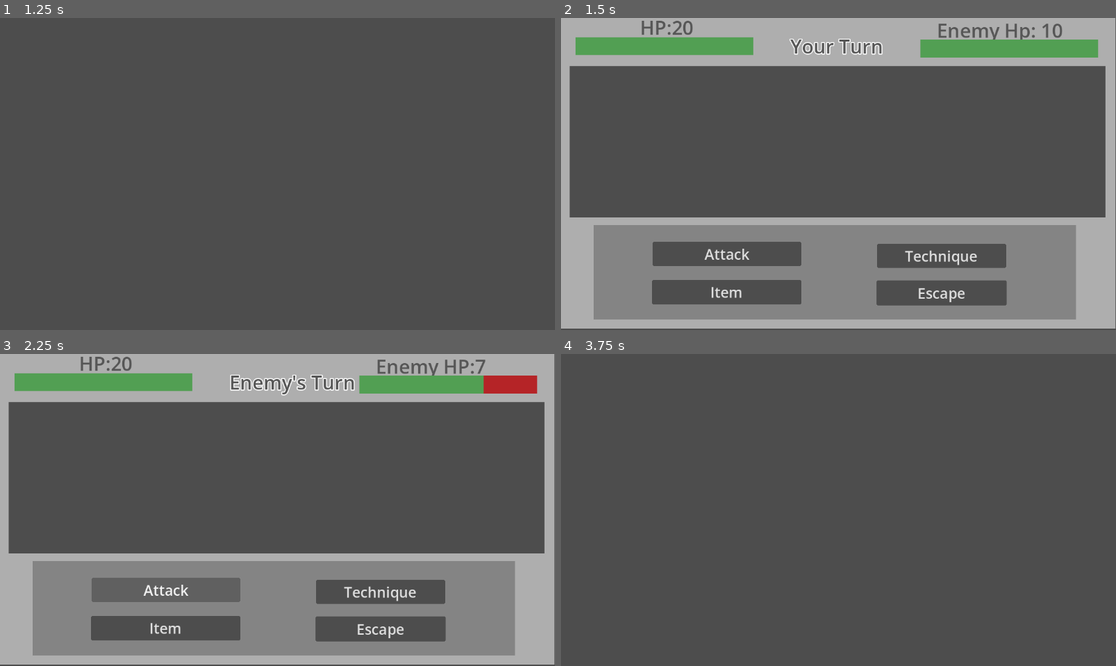
Above: before the commit, frames 1-4 (two rows, left to right).
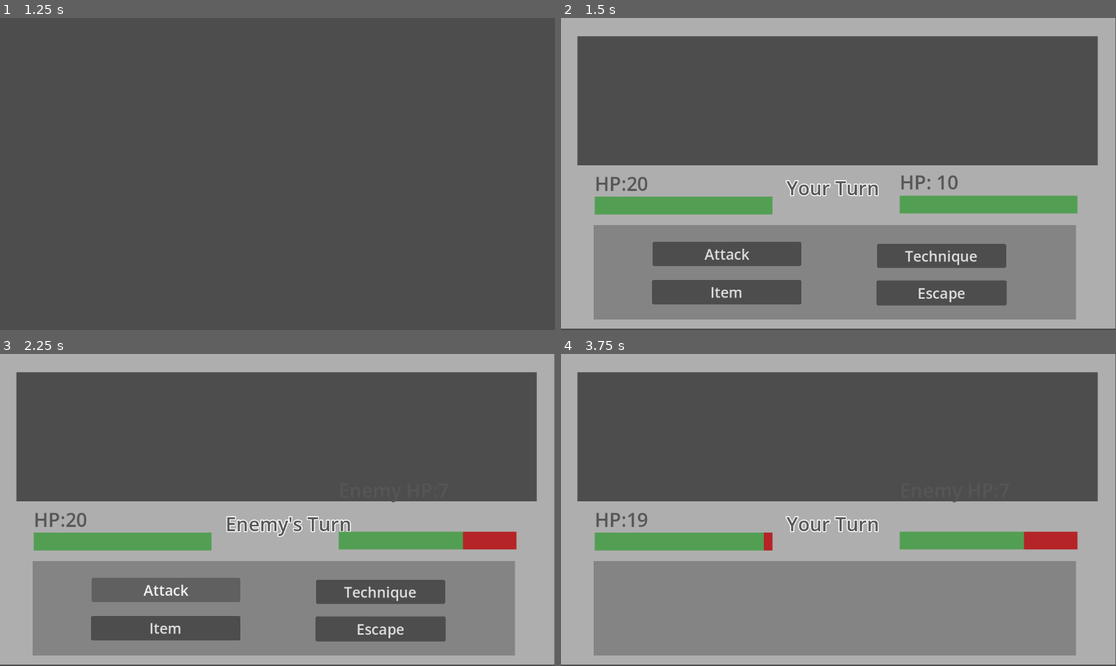
Above: after the commit, the same moments.

Repository: harrilo-boop/Final-design
Game: Godot game, scene res://scenes/map_scene/overworld.tscn
Same seed, same stepped clock (60 frames per second), same inputs: the game is played once before the commit and once after it.
Inputs (mouse positions are in pixels of both pictures, inside the frame that each line leads up to):
- Up to frame 1 (1.25 s): tap Enter at 0.5 s; hold D (ui_right) from 0.53 s (still down)
- Up to frame 2 (1.5 s): tap Space at 1.25 s; release D (ui_right) at 1.28 s; hold S (ui_down) from 1.28 s (still down)
- Up to frame 3 (2.25 s): release S (ui_down) at 2 s; click "Attack" at 2 s
- Up to frame 4 (3.75 s): click "Item" at 2.75 s; click (943, 628) at 3.5 s, where only the run before the commit has a clickable "Escape"

Frame 1 is identical in both runs. In frame 2, 26% of the frame differs, in the area x 1-99%, y 0-64%; in frame 3, 26%; in frame 4, 61%, in the area x 0-100%, y 0-100%.
Error after the commit: Cannot call method 'show' on a null value. (res://script/System_script/battle.gd:204)

Commit message:
item management and inventory set up

Diff:
--- a/final-project/project.godot
+++ b/final-project/project.godot
@@ -19,6 +19,8 @@
 
 Global="*uid://cwstl6pnesyab"
 NavigationManager="*uid://cb0gy2pceu062"
+ItemManager="*uid://cpxcfwo214xnw"
+InventoryManager="*uid://cny2173vrtks8"
 
 [input]
 
--- a/final-project/resources/Item/Attack_item/FlameBottle.tres
+++ b/final-project/resources/Item/Attack_item/FlameBottle.tres
@@ -1,12 +1,21 @@
 [gd_resource type="Resource" script_class="AtkItemData" format=3 uid="uid://dlg77o8t5kxb5"]
 
-[ext_resource type="Script" uid="uid://dqhntiuxvj7ve" path="res://script/Resource_script/Item/attack_item.gd" id="1_8foue"]
+[sub_resource type="GDScript" id="GDScript_jcuwq"]
+script/source = "class_name AtkItemData
+extends item_resource
+
+@export var item_damage:int = 0
+enum Ability{None, Fire, Water, Electric, Wind}
+@export var ability_type: Ability = Ability.None
+"
 
 [resource]
-script = ExtResource("1_8foue")
+script = SubResource("GDScript_jcuwq")
 item_damage = 3
 ability_type = 1
 item_name = "Flame bottle"
 description = "Fire type attackable item"
-max_stack_size = 3
-metadata/_custom_type_script = "uid://dqhntiuxvj7ve"
+max_stack_size = 5
+effect_type = 3
+damage = 3
+ability = 1
--- a/final-project/resources/Item/Defend_item/TemporarySheild.tres
+++ b/final-project/resources/Item/Defend_item/TemporarySheild.tres
@@ -1,12 +1,13 @@
-[gd_resource type="Resource" script_class="DefItemData" format=3 uid="uid://4vwemhopeyxw"]
+[gd_resource type="Resource" script_class="item_resource" format=3 uid="uid://4vwemhopeyxw"]
 
-[ext_resource type="Script" uid="uid://bno41lls7iyee" path="res://script/Resource_script/Item/DefendItemData.gd" id="1_h66ti"]
+[ext_resource type="Script" uid="uid://dbd68g4nt4do" path="res://script/Resource_script/Item/resource_item.gd" id="1_h66ti"]
 
 [resource]
 script = ExtResource("1_h66ti")
+item_name = "Temporary Sheild"
+description = "Give a temporary sheild resisting damage"
+max_stack_size = 5
+use_in_world = false
 defend_amount = 3
-duration_round = 2
-item_name = "Temporary Sheild"
-description = "Summon a temporary sheild resist damage"
-max_stack_size = 3
-metadata/_custom_type_script = "uid://bno41lls7iyee"
+duration = 1
+metadata/_custom_type_script = "uid://dbd68g4nt4do"
--- /dev/null
+++ b/final-project/resources/Item/Heal_item/ContinousHealPotion.tres
@@ -0,0 +1,14 @@
+[gd_resource type="Resource" script_class="item_resource" format=3 uid="uid://b0hjevao7s2sb"]
+
+[ext_resource type="Script" uid="uid://dbd68g4nt4do" path="res://script/Resource_script/Item/resource_item.gd" id="1_6j5ue"]
+
+[resource]
+script = ExtResource("1_6j5ue")
+item_name = "Continous Heal Potion"
+description = "Heal player in 3 round"
+max_stack_size = 10
+use_in_world = false
+effect_type = 1
+heal_amount = 3
+duration = 3
+metadata/_custom_type_script = "uid://dbd68g4nt4do"
--- a/final-project/resources/Item/Heal_item/HealPotion.tres
+++ b/final-project/resources/Item/Heal_item/HealPotion.tres
@@ -1,11 +1,18 @@
 [gd_resource type="Resource" script_class="ConsumableItemData" format=3 uid="uid://whgj4nx5a1ca"]
 
-[ext_resource type="Script" uid="uid://gacep1hahf6f" path="res://script/Resource_script/Item/consumable_item.gd" id="1_qgpvt"]
+[sub_resource type="GDScript" id="GDScript_wlehw"]
+script/source = "class_name ConsumableItemData
+extends item_resource
+
+@export var heal_gain:int = 1
+@export var atk_boost:int = 1
+"
 
 [resource]
-script = ExtResource("1_qgpvt")
+script = SubResource("GDScript_wlehw")
 heal_gain = 5
 item_name = "Heal Potion"
 description = "+5 heal player"
-max_stack_size = 5
-metadata/_custom_type_script = "uid://gacep1hahf6f"
+max_stack_size = 10
+effect_type = 1
+heal_amount = 5
--- a/final-project/scenes/UI_scene/In_battle.tscn
+++ b/final-project/scenes/UI_scene/In_battle.tscn
@@ -38,6 +38,38 @@
 [sub_resource type="StyleBoxFlat" id="StyleBoxFlat_12hua"]
 
 [sub_resource type="StyleBoxFlat" id="StyleBoxFlat_b4e4d"]
+
+[sub_resource type="StyleBoxFlat" id="StyleBoxFlat_cve37"]
+bg_color = Color(0.43519226, 0.4351923, 0.43519217, 1)
+border_width_left = 5
+border_width_top = 6
+border_width_right = 5
+border_width_bottom = 8
+border_color = Color(0.2665752, 0.26657522, 0.26657504, 1)
+
+[sub_resource type="StyleBoxFlat" id="StyleBoxFlat_5hhvv"]
+
+[sub_resource type="StyleBoxFlat" id="StyleBoxFlat_4uc4m"]
+bg_color = Color(0.43529412, 0.43529412, 0.43529412, 1)
+border_width_left = 5
+border_width_top = 6
+border_width_right = 5
+border_width_bottom = 8
+border_color = Color(0.26666668, 0.26666668, 0.26666668, 1)
+
+[sub_resource type="StyleBoxFlat" id="StyleBoxFlat_e1vla"]
+
+[sub_resource type="StyleBoxFlat" id="StyleBoxFlat_35c1n"]
+bg_color = Color(0.43529412, 0.43529412, 0.43529412, 1)
+border_width_left = 5
+border_width_top = 6
+border_width_right = 5
+border_width_bottom = 8
+border_color = Color(0.26666668, 0.26666668, 0.26666668, 1)
+
+[sub_resource type="StyleBoxFlat" id="StyleBoxFlat_118um"]
+
+[sub_resource type="StyleBoxFlat" id="StyleBoxFlat_v4c7e"]
 
 [sub_resource type="LabelSettings" id="LabelSettings_4ebmv"]
 font_size = 50
@@ -71,28 +103,28 @@
 learn_label = NodePath("Battle_End/learn_label")
 
 [node name="Demo1" type="ColorRect" parent="." unique_id=1242858733]
-offset_top = 414.0
+offset_top = 306.0
 offset_right = 1151.0
 offset_bottom = 645.0
 color = Color(1, 1, 1, 0.54509807)
 
 [node name="Demo2" type="ColorRect" parent="." unique_id=1986585398]
-offset_top = 100.0
-offset_right = 18.0
-offset_bottom = 414.0
+offset_top = 38.0
+offset_right = 34.0
+offset_bottom = 306.0
 color = Color(1, 1, 1, 0.54509807)
 
 [node name="Demo3" type="ColorRect" parent="." unique_id=76555446]
 offset_top = -2.0
 offset_right = 1151.0
-offset_bottom = 100.0
+offset_bottom = 38.0
 color = Color(1, 1, 1, 0.54509807)
 
 [node name="Demo4" type="ColorRect" parent="." unique_id=1031463089]
-offset_left = 1130.0
-offset_top = 100.0
+offset_left = 1114.0
+offset_top = 38.0
 offset_right = 1151.0
-offset_bottom = 414.0
+offset_bottom = 306.0
 color = Color(1, 1, 1, 0.54509807)
 
 [node name="Demo5" type="ColorRect" parent="." unique_id=1570822014]
@@ -108,26 +140,26 @@
 [node name="Stats_UI" type="CanvasLayer" parent="." unique_id=1623192407]
 
 [node name="Turn_label" type="Label" parent="Stats_UI" unique_id=1158720786]
-offset_left = 476.0
-offset_top = 31.0
-offset_right = 673.0
-offset_bottom = 86.0
+offset_left = 468.0
+offset_top = 325.0
+offset_right = 665.0
+offset_bottom = 380.0
 text = "Your Turn"
 label_settings = SubResource("LabelSettings_vqpje")
 
 [node name="Playerhp_label" type="Label" parent="Stats_UI" unique_id=1482086477]
-offset_left = 164.0
-offset_top = -8.0
-offset_right = 299.0
-offset_bottom = 93.0
+offset_left = 70.0
+offset_top = 316.0
+offset_right = 205.0
+offset_bottom = 417.0
 text = "HP: 10"
 label_settings = SubResource("LabelSettings_a7cga")
 
 [node name="Playerhp" type="ProgressBar" parent="Stats_UI" unique_id=746096015]
-offset_left = 30.0
-offset_top = 40.0
-offset_right = 399.0
-offset_bottom = 77.0
+offset_left = 70.0
+offset_top = 371.0
+offset_right = 439.0
+offset_bottom = 408.0
 theme_override_styles/background = SubResource("StyleBoxFlat_a7cga")
 theme_override_styles/fill = SubResource("StyleBoxFlat_vqpje")
 max_value = 20.0
@@ -135,19 +167,20 @@
 show_percentage = false
 
 [node name="Enemyhp_label" type="Label" parent="Stats_UI" unique_id=1139744857]
-offset_left = 780.0
-offset_top = -2.0
-offset_right = 1058.0
-offset_bottom = 93.0
-text = "Enemy Hp: 10
+offset_left = 703.0
+offset_top = 255.0
+offset_right = 825.0
+offset_bottom = 426.0
+text = "
+HP: 10
 "
 label_settings = SubResource("LabelSettings_a7cga")
 
 [node name="Enemyhp" type="ProgressBar" parent="Stats_UI" unique_id=2081252063]
-offset_left = 746.0
-offset_top = 45.0
-offset_right = 1115.0
-offset_bottom = 82.0
+offset_left = 703.0
+offset_top = 369.0
+offset_right = 1072.0
+offset_bottom = 406.0
 theme_override_styles/background = SubResource("StyleBoxFlat_a7cga")
 theme_override_styles/fill = SubResource("StyleBoxFlat_vqpje")
 max_value = 10.0
@@ -282,6 +315,98 @@
 disabled = true
 text = "Option4"
 
+[node name="Item_options" type="Control" parent="." unique_id=576367030]
+visible = false
+layout_mode = 3
+anchors_preset = 0
+offset_left = 69.0
+offset_top = 431.0
+offset_right = 1071.0
+offset_bottom = 623.0
+
+[node name="Item_option1" type="PanelContainer" parent="Item_options" unique_id=1701552615]
+layout_mode = 0
+offset_top = -1.0
+offset_right = 143.0
+offset_bottom = 195.0
+theme_override_styles/panel = SubResource("StyleBoxFlat_cve37")
+
+[node name="Button" type="Button" parent="Item_options/Item_option1" unique_id=876481550]
+layout_mode = 2
+theme_override_styles/normal = SubResource("StyleBoxFlat_5hhvv")
+
+[node name="Item_option2" type="PanelContainer" parent="Item_options" unique_id=1276427197]
+layout_mode = 0
+offset_left = 143.0
+offset_top = -1.0
+offset_right = 286.0
+offset_bottom = 195.0
+theme_override_styles/panel = SubResource("StyleBoxFlat_4uc4m")
+
+[node name="Button" type="Button" parent="Item_options/Item_option2" unique_id=170935863]
+layout_mode = 2
+theme_override_styles/normal = SubResource("StyleBoxFlat_e1vla")
+
+[node name="Item_option3" type="PanelContainer" parent="Item_options" unique_id=103027249]
+layout_mode = 0
+offset_left = 286.0
+offset_top = -1.0
+offset_right = 430.0
+offset_bottom = 195.0
+theme_override_styles/panel = SubResource("StyleBoxFlat_35c1n")
+
+[node name="Button" type="Button" parent="Item_options/Item_option3" unique_id=2091822582]
+layout_mode = 2
+theme_override_styles/normal = SubResource("StyleBoxFlat_118um")
+
+[node name="Item_option4" type="PanelContainer" parent="Item_options" unique_id=758110210]
+layout_mode = 0
+offset_left = 430.0
+offset_top = -1.0
+offset_right = 574.0
+offset_bottom = 195.0
+theme_override_styles/panel = SubResource("StyleBoxFlat_35c1n")
+
+[node name="Button" type="Button" parent="Item_options/Item_option4" unique_id=851522161]
+layout_mode = 2
+theme_override_styles/normal = SubResource("StyleBoxFlat_v4c7e")
+
+[node name="Item_option5" type="PanelContainer" parent="Item_options" unique_id=1503840276]
+layout_mode = 0
+offset_left = 574.0
+offset_top = -1.0
+offset_right = 718.0
+offset_bottom = 195.0
+theme_override_styles/panel = SubResource("StyleBoxFlat_35c1n")
+
+[node name="Button" type="Button" parent="Item_options/Item_option5" unique_id=1032514747]
+layout_mode = 2
+theme_override_styles/normal = SubResource("StyleBoxFlat_v4c7e")
+
+[node name="Item_option6" type="PanelContainer" parent="Item_options" unique_id=1156812255]
+layout_mode = 0
+offset_left = 718.0
+offset_top = -1.0
+offset_right = 862.0
+offset_bottom = 195.0
+theme_override_styles/panel = SubResource("StyleBoxFlat_35c1n")
+
+[node name="Button" type="Button" parent="Item_options/Item_option6" unique_id=1135773307]
+layout_mode = 2
+theme_override_styles/normal = SubResource("StyleBoxFlat_v4c7e")
+
+[node name="Item_option7" type="PanelContainer" parent="Item_options" unique_id=2096267956]
+layout_mode = 0
+offset_left = 862.0
+offset_top = -1.0
+offset_right = 1006.0
+offset_bottom = 195.0
+theme_override_styles/panel = SubResource("StyleBoxFlat_35c1n")
+
+[node name="Button" type="Button" parent="Item_options/Item_option7" unique_id=992541165]
+layout_mode = 2
+theme_override_styles/normal = SubResource("StyleBoxFlat_v4c7e")
+
 [node name="Battle_End" type="Control" parent="." unique_id=1639699643]
 layout_mode = 3
 anchors_preset = 0
@@ -330,6 +455,7 @@
 [connection signal="timeout" from="Change_turn" to="." method="_enemy_turn"]
 [connection signal="pressed" from="Options_button/Attack_button/Attack" to="." method="_attack_choose"]
 [connection signal="pressed" from="Options_button/Tech_button/Tech" to="." method="_on_tech_pressed"]
+[connection signal="pressed" from="Options_button/Item_button/Item" to="." method="_on_item_pressed"]
 [connection signal="pressed" from="Options_button/Escape_button/Escape" to="." method="_escape"]
 [connection signal="pressed" from="Tech_options/Option1_button/Option1" to="." method="_on_option_1_pressed"]
 [connection signal="pressed" from="Tech_options/Option2_button/Option2" to="." method="_on_option_2_pressed"]
--- a/final-project/script/Global_script/global.gd
+++ b/final-project/script/Global_script/global.gd
@@ -77,7 +77,8 @@
 var items = {
 	"Flame bottle": load("res://resources/Item/Attack_item/FlameBottle.tres"),
 	"TemporarySheild": load("res://resources/Item/Defend_item/TemporarySheild.tres"),
-	"Heal Potion": load("res://resources/Item/Heal_item/HealPotion.tres")
+	"Heal Potion": load("res://resources/Item/Heal_item/HealPotion.tres"),
+	"Continous Heal Potion": load("res://resources/Item/Heal_item/ContinousHealPotion.tres")
 }
 
 #Current technique using as start condition
--- /dev/null
+++ b/final-project/script/Global_script/item_manager.gd
@@ -0,0 +1,42 @@
+extends Node
+
+var player_hp:int = 1
+var player_regen:int = 1
+var player_regen_turn:int = 1
+
+@export var item: item_resource
+@export var player: CharacterBody2D
+@export var speed_timer: Timer
+
+func _ready() -> void:
+	player_hp = Global.player_hp
+
+func use_item():
+	match item.effect_type:
+
+		item.EffectType.HEAL:
+			use_heal(item)
+
+		item.EffectType.REGEN:
+			use_regen(item)
+
+		item.EffectType.DAMAGE:
+			use_damage(item)
+
+		item.EffectType.SHIELD:
+			use_shield(item)
+
+
+func use_heal(item):
+	player_hp += item.heal_amount
+
+func use_regen(item):
+	player_regen = item.heal_amount
+	player_regen_turn = item.duration
+
+func use_damage(item):
+	pass
+
+
+func use_shield(item):
+	pass
--- a/final-project/script/Resource_script/Item/DefendItemData.gd
+++ /dev/null
@@ -1,5 +0,0 @@
-class_name DefItemData
-extends item_resource
-
-@export var defend_amount:int = 0
-@export var duration_round:int = 0
--- a/final-project/script/Resource_script/Item/attack_item.gd
+++ /dev/null
@@ -1,6 +0,0 @@
-class_name AtkItemData
-extends item_resource
-
-@export var item_damage:int = 0
-enum Ability{None, Fire, Water, Electric, Wind}
-@export var ability_type: Ability = Ability.None
--- a/final-project/script/Resource_script/Item/consumable_item.gd
+++ /dev/null
@@ -1,5 +0,0 @@
-class_name ConsumableItemData
-extends item_resource
-
-@export var heal_gain:int = 1
-@export var atk_boost:int = 1
--- a/final-project/script/Resource_script/Item/inventory.gd
+++ b/final-project/script/Resource_script/Item/inventory.gd
@@ -9,7 +9,7 @@
 signal UpdatedSlot(slot: ItemSlot)
 
 var item_slots: Array[ItemSlot]
-@export var size:int = 8
+@export var size:int = 7
 @export var start_items: Dictionary[item_resource, int]
 
 func _ready():
--- a/final-project/script/Resource_script/Item/resource_item.gd
+++ b/final-project/script/Resource_script/Item/resource_item.gd
@@ -5,3 +5,29 @@
 @export var description: String
 @export var max_stack_size:int = 1
 @export var item_icon: Texture2D
+
+@export var use_in_battle := true
+@export var use_in_world := true
+
+@export var effect_type: EffectType
+enum EffectType{
+	NONE,
+	HEAL,
+	REGEN,
+	DAMAGE,
+	SHIELD,
+	ATK_BUFF,
+	DEF_BUFF,
+	SPEED_BUFF,
+	TELEPORT
+}
+
+@export var heal_amount := 0
+@export var damage := 0
+@export var ability := abilities.None
+enum abilities{None, Fire, Water, Electric, Wind}
+
+@export var defend_amount := 0
+@export var duration := 0
+@export var target_scene := ""
+@export var target_position := Vector2.ZERO
--- a/final-project/script/System_script/battle.gd
+++ b/final-project/script/System_script/battle.gd
@@ -46,6 +46,14 @@
 @export var tech_2: Button
 @export var tech_3: Button
 @export var tech_4: Button
+@export var item_options: Control
+@export var item_1: Button
+@export var item_2: Button
+@export var item_3: Button
+@export var item_4: Button
+@export var item_5: Button
+@export var item_6: Button
+@export var item_7: Button
 @export var Battle_end: Control
 @export var learn_tech_yes: Button
 @export var learn_tech_no: Button
@@ -74,6 +82,7 @@
 		enemy_turn = true
 	options_button.show()
 	tech_options.hide()
+#	item_options.hide()
 	Battle_end.hide()
 	learn_label.hide()
 	learn_tech_yes.hide()
@@ -90,6 +99,7 @@
 		options_button.show()
 		tech_options.hide()
 
+#Changing turn by player to enemy
 func player_turn_change() -> void:
 	player_turn = false
 	enemy_turn = true
@@ -105,6 +115,7 @@
 	hp_ui.text = "HP:" + str(player_hp)
 	change_turn.start()
 
+#Player's basic attack-----------------------------------------------
 func _attack_choose() -> void:
 	if player_turn == true and enemy_turn == false and equipped_weapon != null:
 		if enemy_hp >= 1:
@@ -128,17 +139,7 @@
 	if player_hp <= 0:
 		battle_end()
 
-func battle_end() -> void:
-	Global.battle_hp_update(player_hp)
-	Global.battle_tp_update(player_tp)
-	Global.battle_xp_update(xp_earn)
-	if Global.new_tech != null:
-		print("Show UI")
-		show_learn_ui()
-	elif Global.new_tech == null:
-		print("Finish Battle")
-		finish_battle()
-
+#Player's technique attack settings----------------------------------
 func _on_tech_pressed() -> void:
 	options_button.hide()
 	tech_options.show()
@@ -187,10 +188,6 @@
 func _on_option_4_pressed() -> void:
 	select_tech(3)
 
-func _escape() -> void:
-	if player_turn == true and enemy_turn == false:
-		get_tree().call_deferred("change_scene_to_file", "res://scenes/map_scene/overworld.tscn")
-
 func select_tech(index:int)->void:
 	if replacing_tech:
 		Global.replace_player_tech(index, Global.new_tech)
@@ -201,6 +198,30 @@
 		return
 	_tech_options(Global.equipped_tech[index].tech_name)
 
+#Player's using item settings----------------------------------------
+func _on_item_pressed() -> void:
+	options_button.hide()
+	item_options.show()
+	var item_buttons: Array= [item_1, item_2, item_3, item_4, item_5, item_6, item_7]
+	for item in range(7):
+		pass #Show sprite and name and stack number
+
+#Player's leaving battle settings------------------------------------
+func battle_end() -> void:
+	Global.battle_hp_update(player_hp)
+	Global.battle_tp_update(player_tp)
+	Global.battle_xp_update(xp_earn)
+	if Global.new_tech != null:
+		print("Show UI")
+		show_learn_ui()
+	elif Global.new_tech == null:
+		print("Finish Battle")
+		finish_battle()
+
+func _escape() -> void:
+	if player_turn == true and enemy_turn == false:
+		get_tree().call_deferred("change_scene_to_file", "res://scenes/map_scene/overworld.tscn")
+
 func replace_tech() -> void:
 	Battle_end.hide()
 	replacing_tech = true
@@ -212,6 +233,13 @@
 
 func not_replace_tech() -> void:
 	Global.new_tech = null
+	replacing_tech = false
+	Battle_end.hide()
+	learn_label.hide()
+	learn_tech_yes.hide()
+	learn_tech_no.hide()
+
+	finish_battle()
 
 func show_learn_ui():
 	player_turn = false
--- a/final-project/script/System_script/enemy.gd
+++ b/final-project/script/System_script/enemy.gd
@@ -2,6 +2,7 @@
 
 var speed:float = 2500
 var player: CharacterBody2D
+var battle_entered_by:String = "player"
 
 @export var attack_area_timer: Timer
 
@@ -16,7 +17,7 @@
 func _process(delta: float) -> void:
 	#if not player == null:
 		#look_at(player.global_position)
-	#	velocity = Vector2(1, 0).rotated(rotation) * speed
+		#velocity = Vector2(1, 0).rotated(rotation) * speed
 	pass
 
 func enter_attack_area(body: Node) -> void:
@@ -32,6 +33,8 @@
 		attack_area_timer.stop()
 
 func _enter_battle_enemy() -> void:
-	Global.battle_entered_by == "enemy"
+	battle_entered_by == "enemy"
+	Global.battle_entered_by = battle_entered_by
 	Global.last_position = global_position
+	print("Enter battle by enemy")
 	get_tree().call_deferred("change_scene_to_file", "res://scenes/UI_scene/In_battle.tscn")
--- a/final-project/script/System_script/player.gd
+++ b/final-project/script/System_script/player.gd
@@ -11,6 +11,7 @@
 var last_direction: Vector2 = Vector2.RIGHT
 var hitbox_offset: Vector2
 var last_position: Vector2 = Vector2(0,0)
+var battle_entered_by:String = ""
 
 @export var player: CharacterBody2D
 @export var pivot: Marker2D
@@ -94,7 +95,8 @@
 
 func _enter_battle() -> void:
 	Global.last_position = global_position
-	Global.battle_entered_by = "player"
+	battle_entered_by = "player"
+	Global.battle_entered_by = battle_entered_by
 	get_tree().call_deferred("change_scene_to_file", "res://scenes/UI_scene/In_battle.tscn")
 	#Enter a battle and change the scene
 
Not shown, added: final-project/script/Global_script/item_manager.gd.uid
Not shown, removed: final-project/script/Resource_script/Item/DefendItemData.gd.uid
Not shown, removed: final-project/script/Resource_script/Item/attack_item.gd.uid
Not shown, removed: final-project/script/Resource_script/Item/consumable_item.gd.uid
